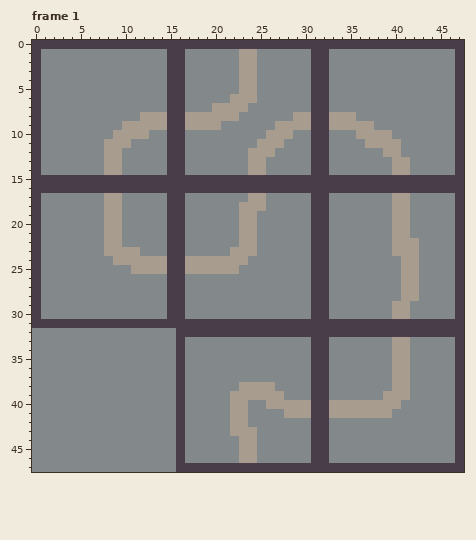
One commit to this pixel-art file: Assets/Graphics/UI/Mini games/Bricksprites.aseprite. Above, as it was before the edit.
48x48 pixels, 1 frame. Shown: frame 1. The commit also changed other frames, which this record leaves out.
Once edited:
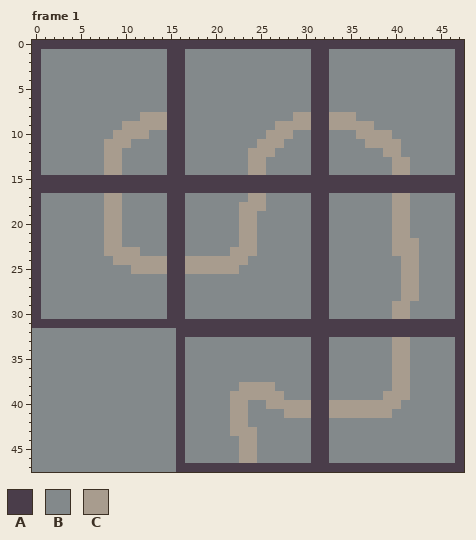
Palette (. is transparent): A #4a3d4a  B #83898b  C #a89c8e
The exact change:
--- frame 1
@@ x 15..26 @@
  0 AAAAAAAAAAAA
- 1 AABBBBBBCCBB
- 2 AABBBBBBCCBB
- 3 AABBBBBBCCBB
- 4 AABBBBBBCCBB
- 5 AABBBBBBCCBB
- 6 AABBBBBCCCBB
- 7 AABBBCCCCBBB
- 8 AACCCCCCBBBB
- 9 AACCCCBBBBBB
+ 1 AABBBBBBBBBB
+ 2 AABBBBBBBBBB
+ 3 AABBBBBBBBBB
+ 4 AABBBBBBBBBB
+ 5 AABBBBBBBBBB
+ 6 AABBBBBBBBBB
+ 7 AABBBBBBBBBB
+ 8 AABBBBBBBBBB
+ 9 AABBBBBBBBBB
 10 AABBBBBBBBBC
Where, in picture pixels (left, top, right, bottom), the same in both pictures:
changed: (185, 49, 257, 130)
